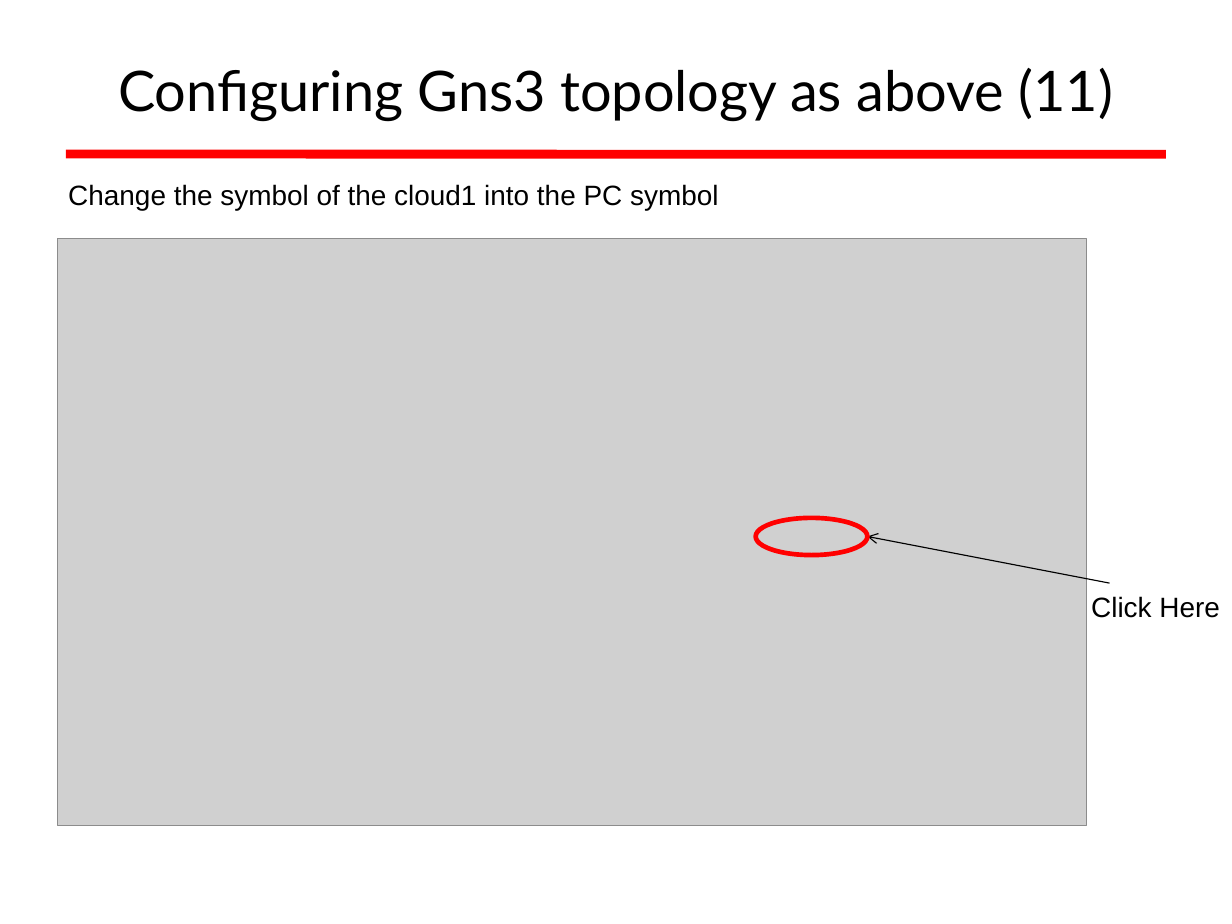
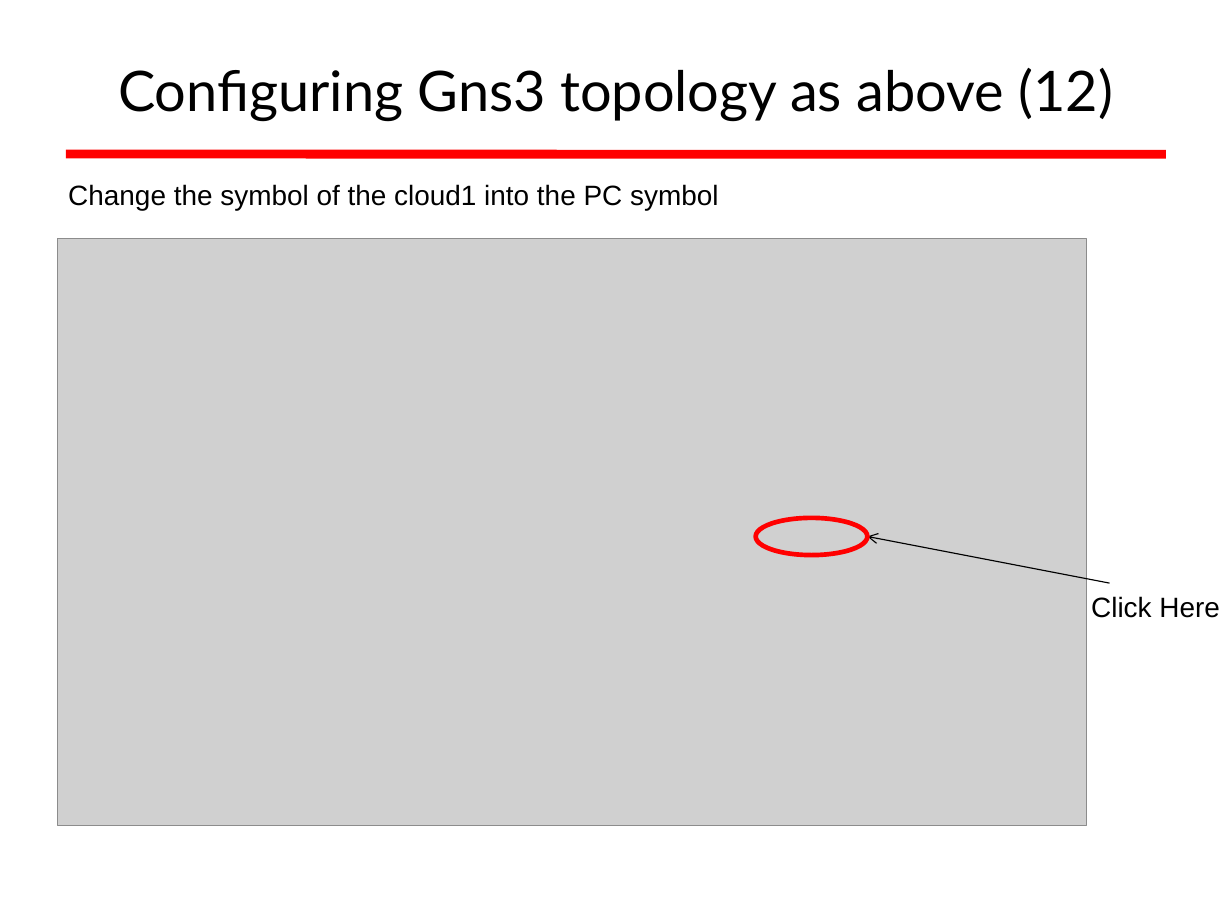
Before and after one commit to afnog/afnog.github.io, a slide deck: slide 65 of sse/radius/radius_presentation.ppt (slide 60 before the commit). Drawn at 1232x924 pixels with LibreOffice and Linux fonts; fonts in the diff are those of the drawing; grey boxes stand for pictures; background and template pictures are left out. Boxes give left, top, right and bottom in pixels: in the first picture for what was removed or moved away, otherwise in the second. Text is boxed around its words. In the diff, an @@ line names an element or a change of style, - is before the commit and + after.

```diff
--- a/sse/radius/radius_presentation.ppt
+++ b/sse/radius/radius_presentation.ppt
@@ title at (118, 68, 1113, 121): text changed @@
-Configuring Gns3 topology as above (11)
+Configuring Gns3 topology as above (12)
```
Also in this commit, not shown: 22 other slides changed, 7 slides added, 2 slides removed, 5 other files.
